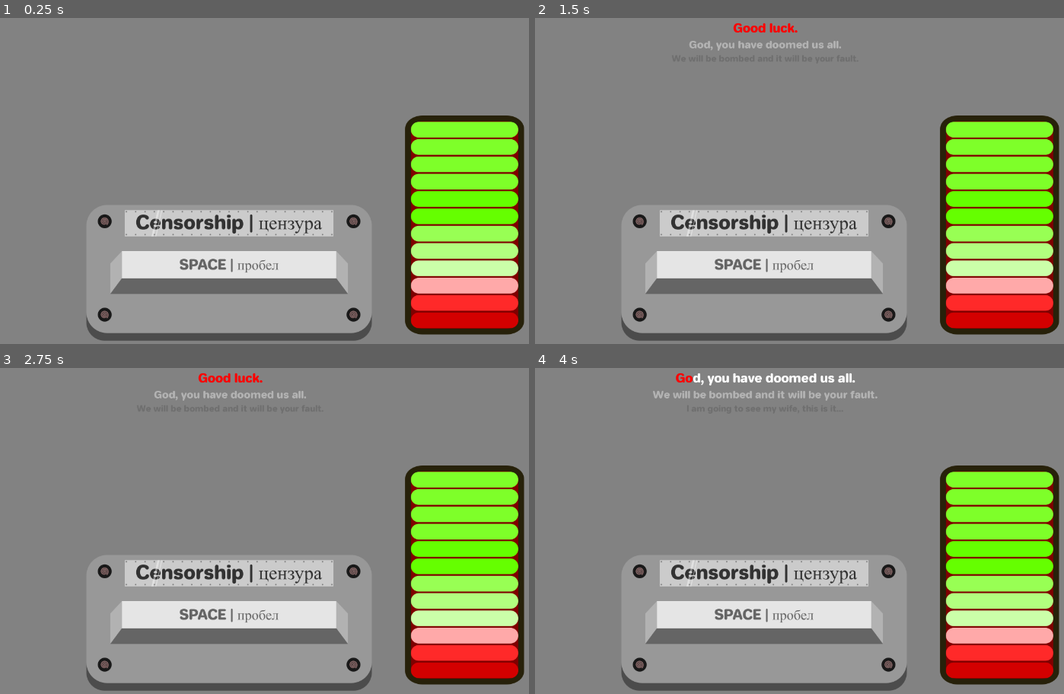
Above: before the commit, frames 1-4 (two rows, left to right).
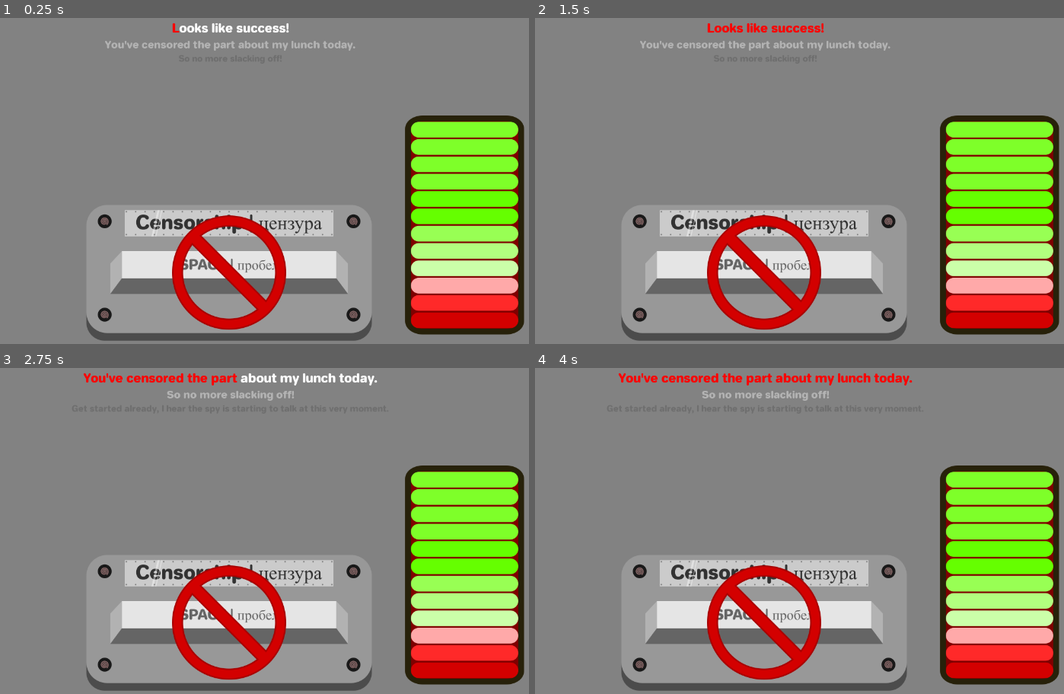
Above: after the commit, the same moments.

Repository: panorb/ludum-dare-49
Game: Godot game, scene res://Game/Game.tscn
The game is run twice, just before and just after one commit, with the same random seed, the same clock (stepped at 60 frames per second) and the same inputs. Sound files missing from this copy of the repository are replaced by a short silence.
Inputs (mouse positions are in pixels of both pictures, inside the frame that each line leads up to):
- Up to frame 1 (0.25 s): no input
- Up to frame 2 (1.5 s): click (762, 272) at 0.52 s; click (762, 272) at 1.27 s
- Up to frame 3 (2.75 s): click (227, 622) at 2.02 s
- Up to frame 4 (4 s): tap Enter at 2.75 s

The runs differ from the first frame. In frame 1, 3.7% of the frame differs, in the area x 19-68%, y 1-96%; in frame 2, 3.7%; in frame 3, 4.0%; in frame 4, 4.3%, in the area x 15-72%, y 1-96%.
Error before the commit: Parse Error: The identifier "control_panel" isn't declared in the current scope. (res://Game/game.gd:26)
Error after the commit: Invalid get index 'time_pressed' (on base: 'Dictionary'). (res://Playback/playback.gd:99)

Commit message:
Changed names of variable

Diff:
--- a/godot/Game/game.gd
+++ b/godot/Game/game.gd
@@ -23,7 +23,7 @@
 		energy_meter.value -= energy_regeneration_multiplier * delta
 
 		if energy_meter.value == 0:
-			control_panel.stop_censoring()
+			playback.stop_censoring()
 	else:
 		energy_meter.value += energy_depletion_multiplier * delta
 
@@ -33,7 +33,7 @@
 
 func _start_chapter(chapter_id):
 	censor_button.enabled = chapter_id in censorship_allowed
-	control_panel.play_chapter(chapter_id)
+	playback.play_chapter(chapter_id)
 
 func _on_chapter_ended(chapter_id):
 	last_ended_chapter = chapter_id
